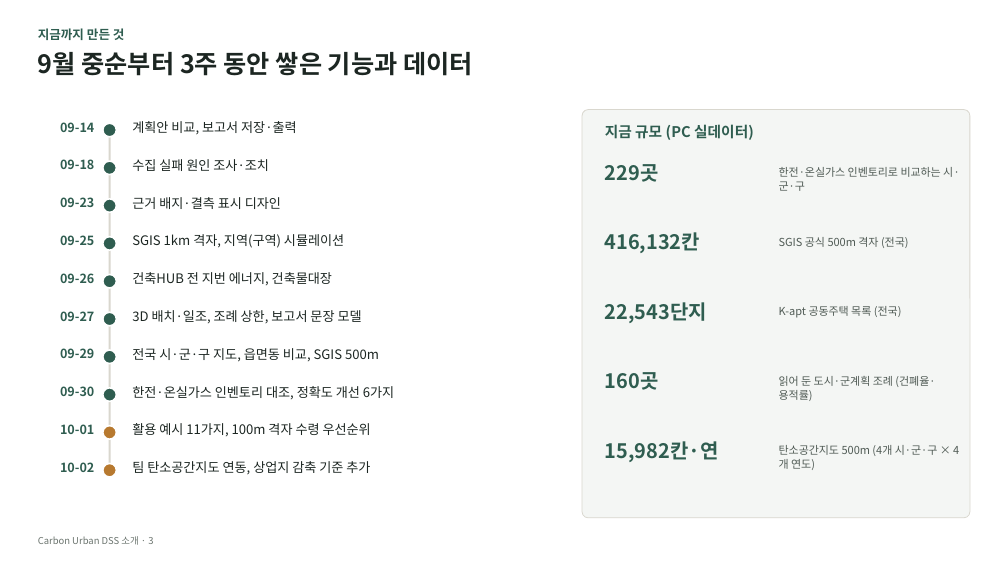
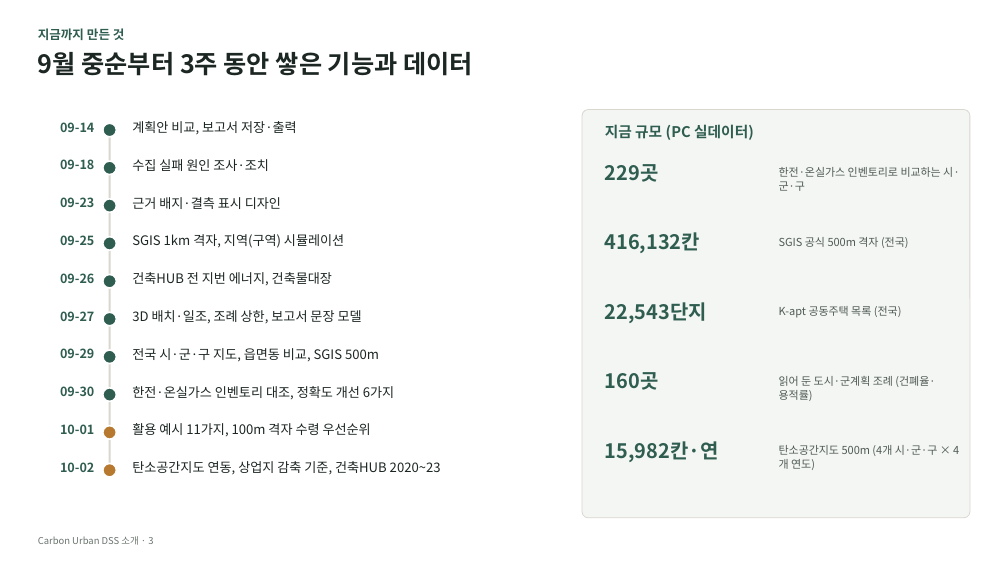
Before and after one commit to shy0401/Carbon-Urban-DSS, a slide deck: slide 3 of docs/presentation/Carbon-Urban-DSS-소개-전주사례.pptx. Drawn at 1008x567 pixels with LibreOffice and Linux fonts; fonts in the diff are those of the drawing. Boxes give left, top, right and bottom in pixels: in the first picture for what was removed or moved away, otherwise in the second. Text is boxed around its words. In the diff, an @@ line names an element or a change of style, - is before the commit and + after.

```diff
--- a/docs/presentation/Carbon-Urban-DSS-소개-전주사례.pptx
+++ b/docs/presentation/Carbon-Urban-DSS-소개-전주사례.pptx
@@ text at (x1=132, y1=461, x2=441, y2=475): text changed @@
-팀 탄소공간지도 연동, 상업지 감축 기준 추가
+탄소공간지도 연동, 상업지 감축 기준, 건축HUB 2020~23
```
Also in this commit, not shown: 4 other slides changed, 3 other files.
